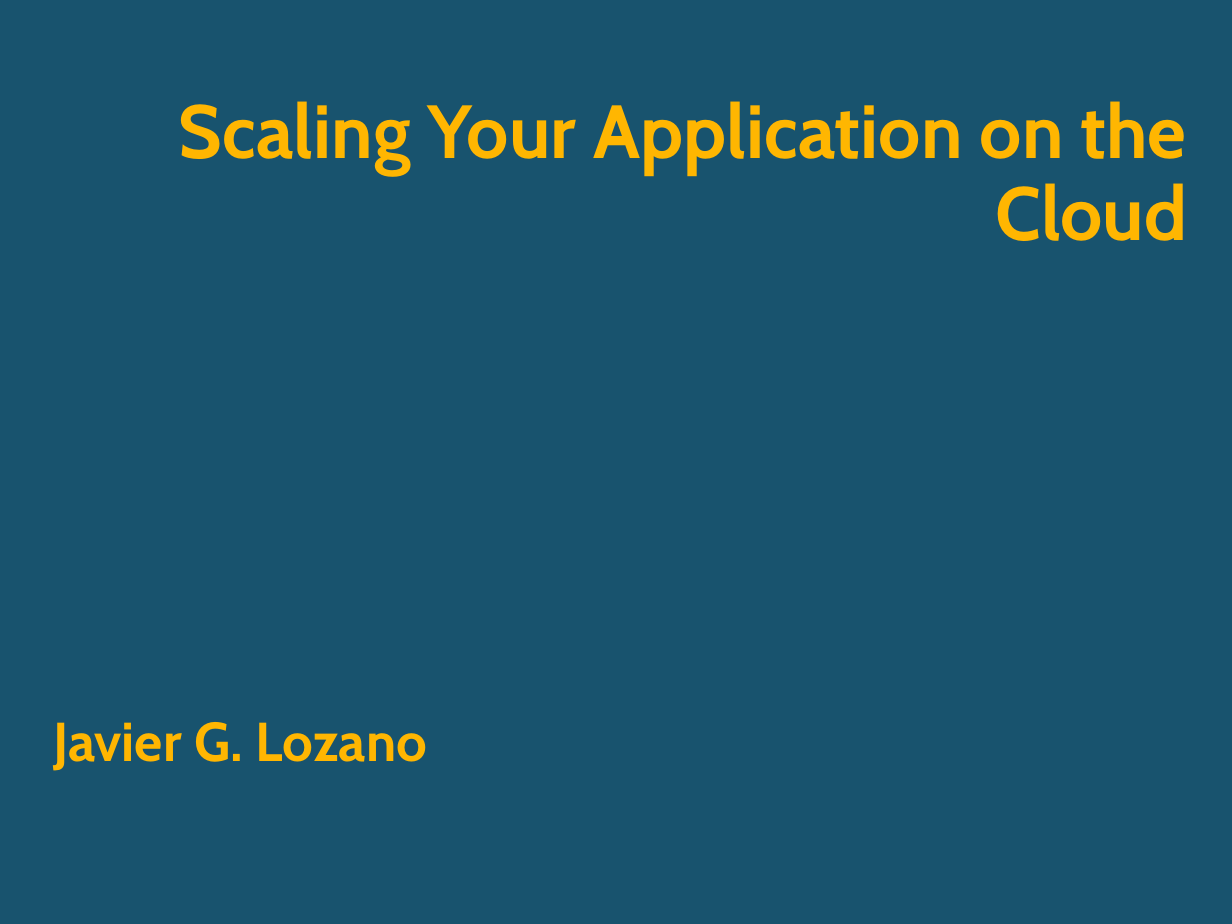
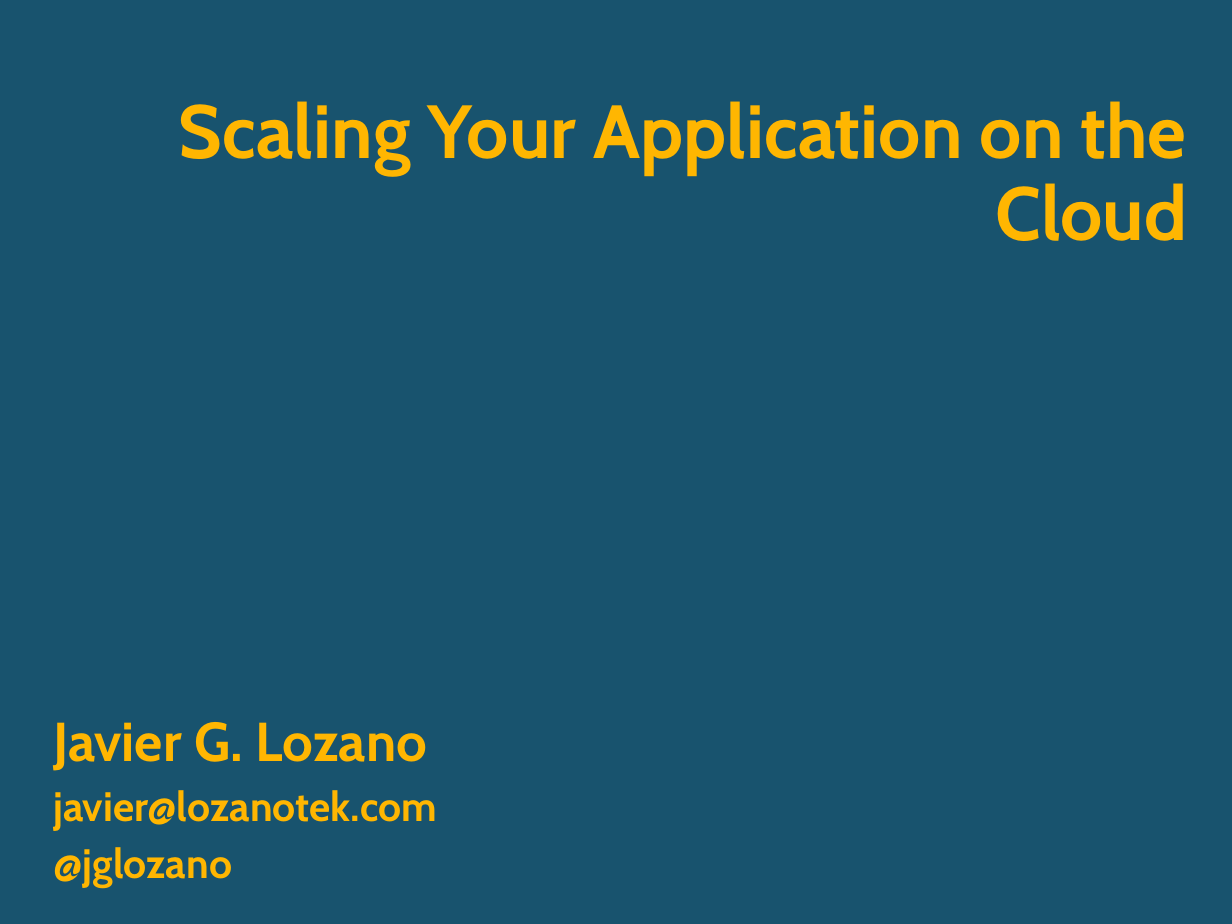
Before and after one commit to lozanotek/cloudscale, a slide deck: slide 1 of slides/CloudScale.pptx. Drawn at 1232x924 pixels with LibreOffice and Linux fonts; fonts in the diff are those of the drawing; background and template pictures are left out. Boxes give left, top, right and bottom in pixels: in the first picture for what was removed or moved away, otherwise in the second. Text is boxed around its words. In the diff, an @@ line names an element or a change of style, - is before the commit and + after.

```diff
--- a/slides/CloudScale.pptx
+++ b/slides/CloudScale.pptx
@@ subtitle at bbox=[53, 790, 437, 888]: paragraphs added @@
+javier@lozanotek.com
+@jglozano
```
Also in this commit, not shown: 3 other slides changed.
